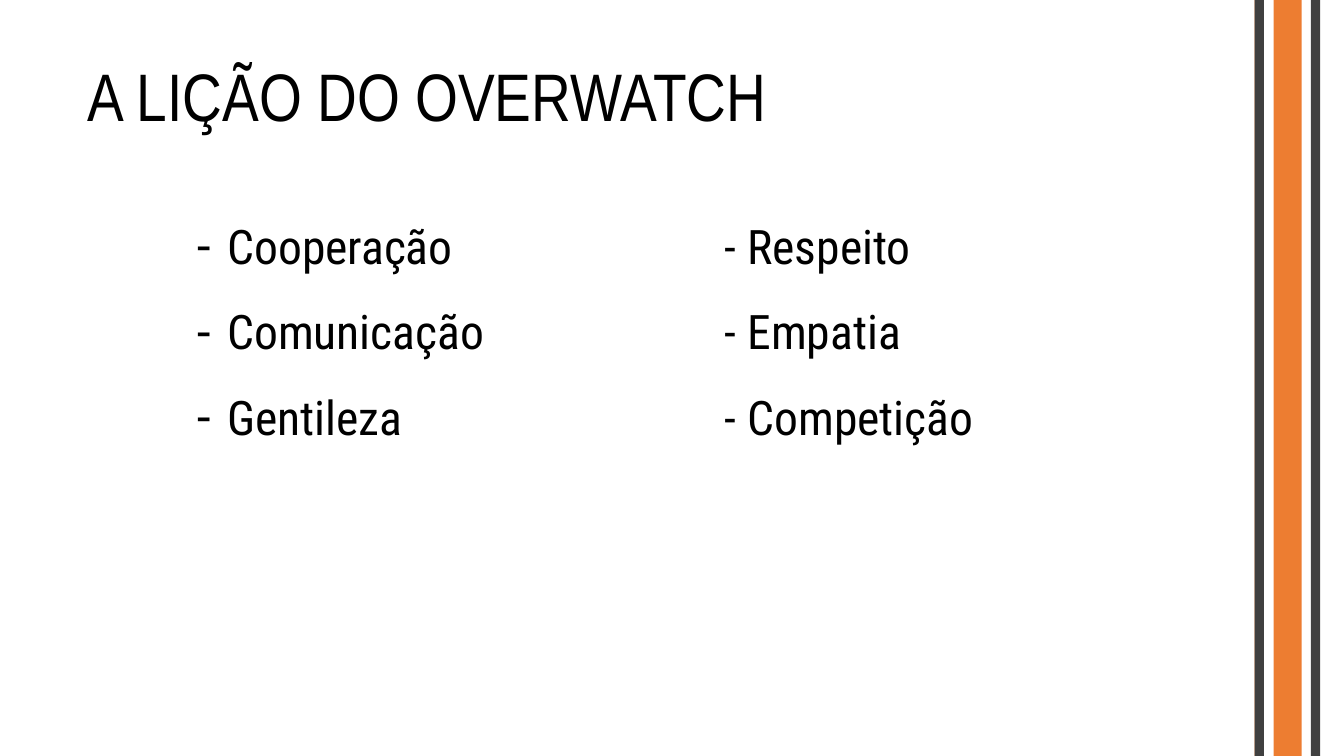
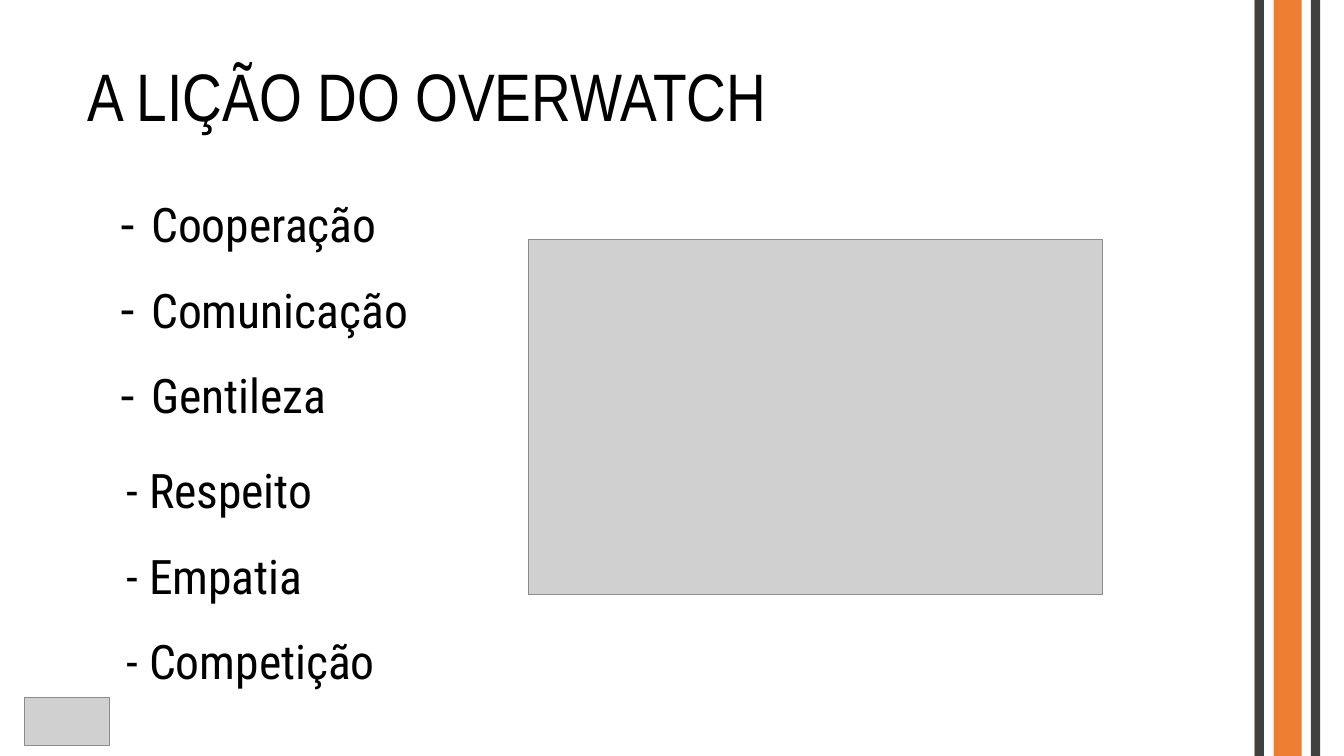
Before and after one commit to NathanD4vid/Projeto-Individual, a slide deck: slide 5 of Power Point/Apresentação.pptx (slide 4 before the commit). Drawn at 1344x756 pixels with LibreOffice and Linux fonts; fonts in the diff are those of the drawing; grey boxes stand for pictures. Boxes give left, top, right and bottom in pixels: in the first picture for what was removed or moved away, otherwise in the second. Text is boxed around its words. In the diff, an @@ line names an element or a change of style, - is before the commit and + after.

```diff
--- a/Power Point/Apresentação.pptx
+++ b/Power Point/Apresentação.pptx
@@ text "Cooperação": place and size @@
-text "Cooperação" at [227, 229, 484, 436]
+text "Cooperação" at [151, 207, 408, 414]
@@ picture added at [528, 240, 1103, 595] @@
@@ text "- Respeito": place and size @@
-text "- Respeito" at [748, 229, 974, 446]
+text "- Respeito" at [149, 473, 375, 690]
@@ picture added at [24, 698, 109, 745] @@
```
Also in this commit, not shown: 4 other slides changed, 2 slides added, 9 other files.
